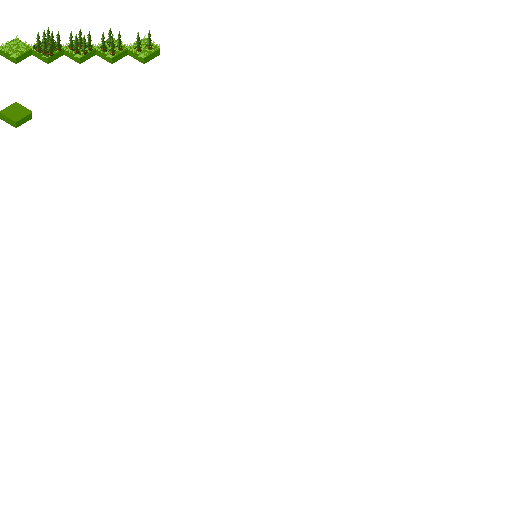
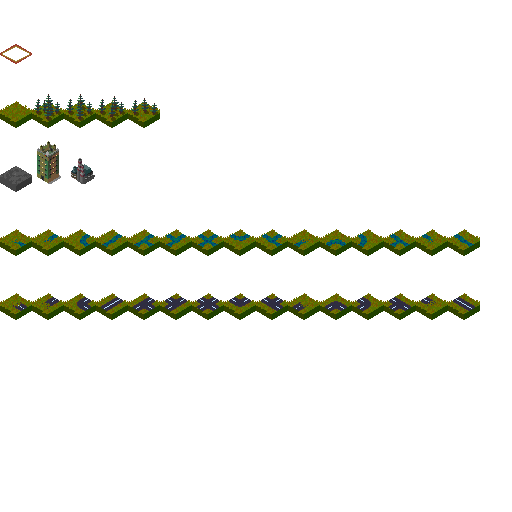
Before/after of a 512 × 512 layered artwork. What changed in the layer stack:
added group "road" with 15 layers above "river" over [0, 293, 480, 320]
added layer "road_--we" in group "road" over [448, 293, 480, 320]
added layer "road_--w-" in group "road" over [416, 293, 448, 320]
added layer "road_-swe" in group "road" over [384, 293, 416, 320]
added layer "road_-sw-" in group "road" over [352, 293, 384, 320]
added layer "road_-s-e" in group "road" over [320, 293, 352, 320]
added layer "road_-s--" in group "road" over [288, 293, 320, 320]
added layer "road_n-we" in group "road" over [256, 293, 288, 320]
added layer "road_n-w-" in group "road" over [224, 293, 256, 320]
added layer "road_nswe" in group "road" over [192, 293, 224, 320]
added layer "road_nsw-" in group "road" over [160, 293, 192, 320]
added layer "road_ns-e" in group "road" over [128, 293, 160, 320]
added group "river" with 15 layers above "chimney" over [0, 229, 480, 256]
added layer "chimney" above "building" over [37, 141, 95, 184]
added layer "building" above "concrete" over [37, 141, 59, 183]
added group "trees #1" with 4 layers above "grass" over [32, 94, 160, 128]
added layer "trees_4" in group "trees #1" over [128, 98, 160, 128]
renamed "trees2" to "trees_3", moved it into group "trees #1", painted on it over [64, 29, 128, 128]
removed layer "trees1" over [32, 27, 64, 64]
renamed "grass_tile.png" to "trees_2", moved it into group "trees #1", painted on it over [0, 94, 96, 128]
removed layer "trees4" over [128, 30, 160, 64]
removed layer "trees3" over [96, 28, 128, 64]
added layer "trees" in group "trees #1" over [32, 94, 64, 128]
painted on "grass" over [0, 35, 32, 128]
…and 21 more changes (21 added)
